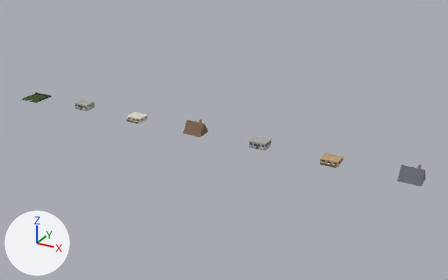
Before and after pictures for a commit that changed the Blender file objects/VanillaReplacements/Building/BLDALP8/OG_BLDALP8.blend.
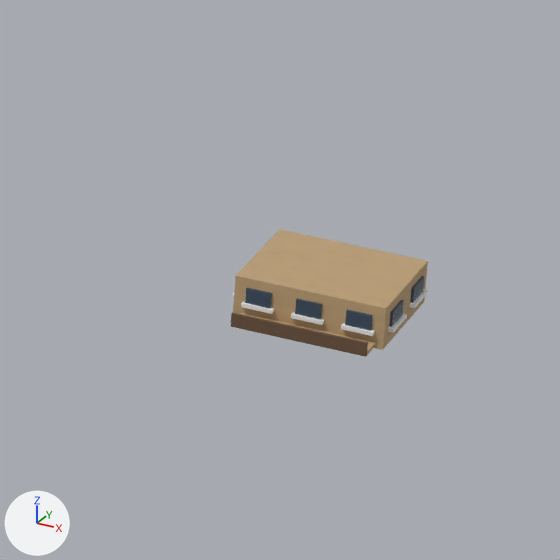
The first picture shows the older version from a camera (50 mm lens) standing at (221.8, -210.1, 104.7) and looking at (104.1, 4.0, -2.3). The close-ups show the older and then the newer version on the part from 65% to 80% of the width and 45% to 69% of the height of that picture. Only the edits that show in the close-ups are written down. The axes (+X, +Y, +Z) are drawn at lower left. The lights are the same throughout.
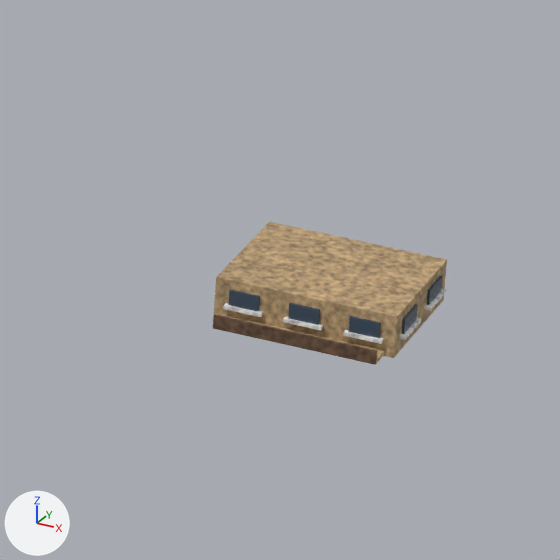
Where the newer file only moved an object's origin or applied its transform, the numbers keep the older frame.

Patch to the scene script:
```diff
--- a/objects/VanillaReplacements/Building/BLDALP8/OG_BLDALP8.blend.py
+++ b/objects/VanillaReplacements/Building/BLDALP8/OG_BLDALP8.blend.py
@@ mat_lightwood_lightwood @@
 mat_lightwood_lightwood = bpy.data.materials.new('Lightwood lightwood')
-# nodes: BsdfPrincipled, MixRGB, OutputMaterial, TexNoise, ValToRGB
-# colours: brown #c4a67c, light grey #cbcbcb, white #ffffff
+# nodes: BsdfPrincipled, MixRGB x3, OutputMaterial, TexCoord, TexNoise x3, ValToRGB x3
+# colours: brown #c4a67c, light grey #cbcbcb, white #ffffff, light grey #c8c8c8, white #e9e9e9
@@ me_cube_089 @@
 # used by ob_cube_089; parent = ob_part5; location = (0.0, 0.512, 1.037)
-me_cube_089.from_pydata(...)  # 8 vertices, 6 faces; spans x -3.58..3.58, y -2.87..2.87, z -1.04..1.04
+me_cube_089.from_pydata(...)  # 8 vertices, 6 faces; spans x -4.3..4.3, y -3.44..3.44, z -1.04..1.04
+# me_cube_089 part 1: the whole mesh is scaled about its middle by (1.2, 1.2, 1)
 me_cube_089.materials.append(mat_lightwood_lightwood)
@@ me_cube_091 @@
 # used by ob_cube_091; parent = ob_part5; location = (-2.388, -2.489, 0.789)
-me_cube_091.from_pydata(...)  # 8 vertices, 6 faces; spans x -0.746..0.746, y -0.135..0.135, z -0.091..0.091
+me_cube_091.from_pydata(...)  # 8 vertices, 6 faces; spans x -0.896..0.896, y -0.135..0.135, z -0.091..0.091
+# me_cube_091 part 2: the whole mesh is scaled about its middle by (1.2, 1, 1)
 me_cube_091.materials.append(mat_white_white)
@@ me_cube_092 @@
 # used by ob_cube_092; parent = ob_part5; location = (0.0, -2.416, 1.245)
-me_cube_092.from_pydata(...)  # 8 vertices, 6 faces; spans x -0.597..0.597, y -0.061..0.061, z -0.365..0.365
+me_cube_092.from_pydata(...)  # 8 vertices, 6 faces; spans x -0.717..0.717, y -0.061..0.061, z -0.365..0.365
+# me_cube_092 part 3: the whole mesh is scaled about its middle by (1.2, 1, 1)
 me_cube_092.materials.append(mat_glass_glass)
@@ me_cube_094 @@
 # used by ob_cube_094; parent = ob_part5; location = (2.388, -2.416, 1.245)
-me_cube_094.from_pydata(...)  # 8 vertices, 6 faces; spans x -0.597..0.597, y -0.061..0.061, z -0.365..0.365
+me_cube_094.from_pydata(...)  # 8 vertices, 6 faces; spans x -0.717..0.717, y -0.061..0.061, z -0.365..0.365
+# me_cube_094 part 4: the whole mesh is scaled about its middle by (1.2, 1, 1)
 me_cube_094.materials.append(mat_glass_glass)
@@ me_cube_110 @@
 # used by ob_cube_110; parent = ob_part5; location = (0.0, -2.969, 0.194)
-me_cube_110.from_pydata(...)  # 8 vertices, 6 faces; spans x -3.22..3.22, y -0.61..0.61, z -0.09..0.09
+me_cube_110.from_pydata(...)  # 8 vertices, 6 faces; spans x -3.87..3.87, y -0.61..0.61, z -0.09..0.09
+# me_cube_110 part 5: the whole mesh is scaled about its middle by (1.2, 1, 1)
 me_cube_110.materials.append(mat_lightwood_lightwood)
@@ me_cube_111 @@
 # used by ob_cube_111; parent = ob_part5; location = (0.0, -3.531, 0.436)
-me_cube_111.from_pydata(...)  # 8 vertices, 6 faces; spans x -3.22..3.22, y -0.06..0.06, z -0.33..0.33
+me_cube_111.from_pydata(...)  # 8 vertices, 6 faces; spans x -3.87..3.87, y -0.06..0.06, z -0.33..0.33
+# me_cube_111 part 6: the whole mesh is scaled about its middle by (1.2, 1, 1)
 me_cube_111.materials.append(mat_darkwood_darkwood)
@@ ob_cube_090 @@
 ob_cube_090.parent = ob_part5
-ob_cube_090.location = (-2.388, -2.416, 1.245)
+ob_cube_090.location = (-2.866, -2.989, 1.245)
@@ ob_cube_091 @@
 ob_cube_091.parent = ob_part5
-ob_cube_091.location = (-2.388, -2.489, 0.789)
+ob_cube_091.location = (-2.866, -3.063, 0.789)
@@ ob_cube_092 @@
 ob_cube_092.parent = ob_part5
-ob_cube_092.location = (0.0, -2.416, 1.245)
+ob_cube_092.location = (0.0, -2.989, 1.245)
@@ ob_cube_094 @@
 ob_cube_094.parent = ob_part5
-ob_cube_094.location = (2.388, -2.416, 1.245)
+ob_cube_094.location = (2.866, -2.989, 1.245)
@@ ob_cube_103 @@
 ob_cube_103.parent = ob_part5
-ob_cube_103.location = (-3.718, -0.921, 0.789)
+ob_cube_103.location = (-4.434, -1.208, 0.789)
@@ ob_cube_106 @@
 ob_cube_106.parent = ob_part5
-ob_cube_106.location = (3.644, -0.921, 1.245)
+ob_cube_106.location = (4.361, -1.208, 1.245)
@@ ob_cube_107 @@
 ob_cube_107.parent = ob_part5
-ob_cube_107.location = (3.718, -0.921, 0.789)
+ob_cube_107.location = (4.434, -1.208, 0.789)
@@ ob_cube_108 @@
 ob_cube_108.parent = ob_part5
-ob_cube_108.location = (3.644, 1.945, 1.245)
+ob_cube_108.location = (4.361, 2.231, 1.245)
@@ ob_cube_109 @@
 ob_cube_109.parent = ob_part5
-ob_cube_109.location = (3.718, 1.945, 0.789)
+ob_cube_109.location = (4.434, 2.231, 0.789)
@@ ob_cube_110 @@
 ob_cube_110.parent = ob_part5
-ob_cube_110.location = (0.0, -2.969, 0.194)
+ob_cube_110.location = (0.0, -3.542, 0.194)
@@ ob_cube_111 @@
 ob_cube_111.parent = ob_part5
-ob_cube_111.location = (0.0, -3.531, 0.436)
+ob_cube_111.location = (0.0, -4.105, 0.436)
```

Where the change shows, as pixel boxes [x1, y1, x2, y2] in the close-ups (560 x 560 px):
'Cube.089', rescaled (19% wider, 12% taller)
    before: [233, 229, 428, 350]
    after: [214, 222, 447, 358]
'Cube.111', moved, rescaled (20% wider, 13% taller)
    before: [231, 312, 368, 357]
    after: [213, 314, 377, 365]
'Cube.090', moved
    before: [245, 288, 272, 308]
    after: [228, 290, 260, 311]
'Cube.094', moved, rescaled (17% wider)
    before: [345, 309, 373, 331]
    after: [348, 316, 381, 338]
'Cube.092', moved, rescaled (18% wider, 10% taller)
    before: [295, 299, 322, 319]
    after: [288, 303, 320, 325]
'Cube.110', surface changed, moved, rescaled (21% wider, 14% taller)
    before: [240, 313, 375, 356]
    after: [222, 315, 385, 364]
'Cube.106', moved
    before: [389, 300, 404, 327]
    after: [401, 304, 418, 334]
'Cube.108', moved
    before: [410, 276, 425, 303]
    after: [427, 276, 443, 305]
'Cube.091', moved, rescaled (21% wider, 7% taller)
    before: [241, 301, 274, 314]
    after: [223, 303, 263, 317]
'Cube.107', moved
    before: [388, 313, 407, 333]
    after: [400, 317, 421, 340]
'Cube.109', moved
    before: [409, 289, 428, 308]
    after: [425, 289, 446, 311]
